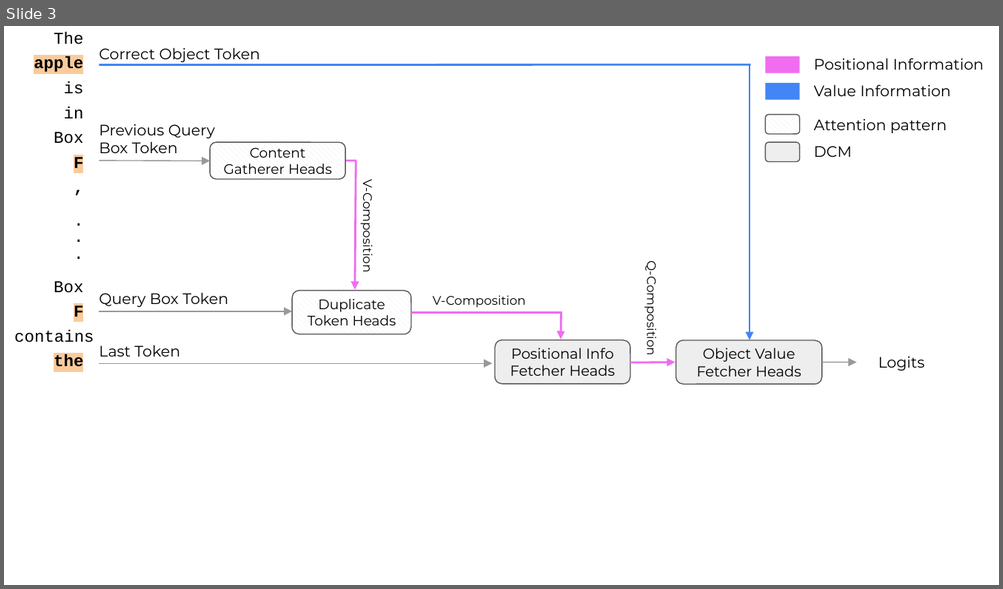
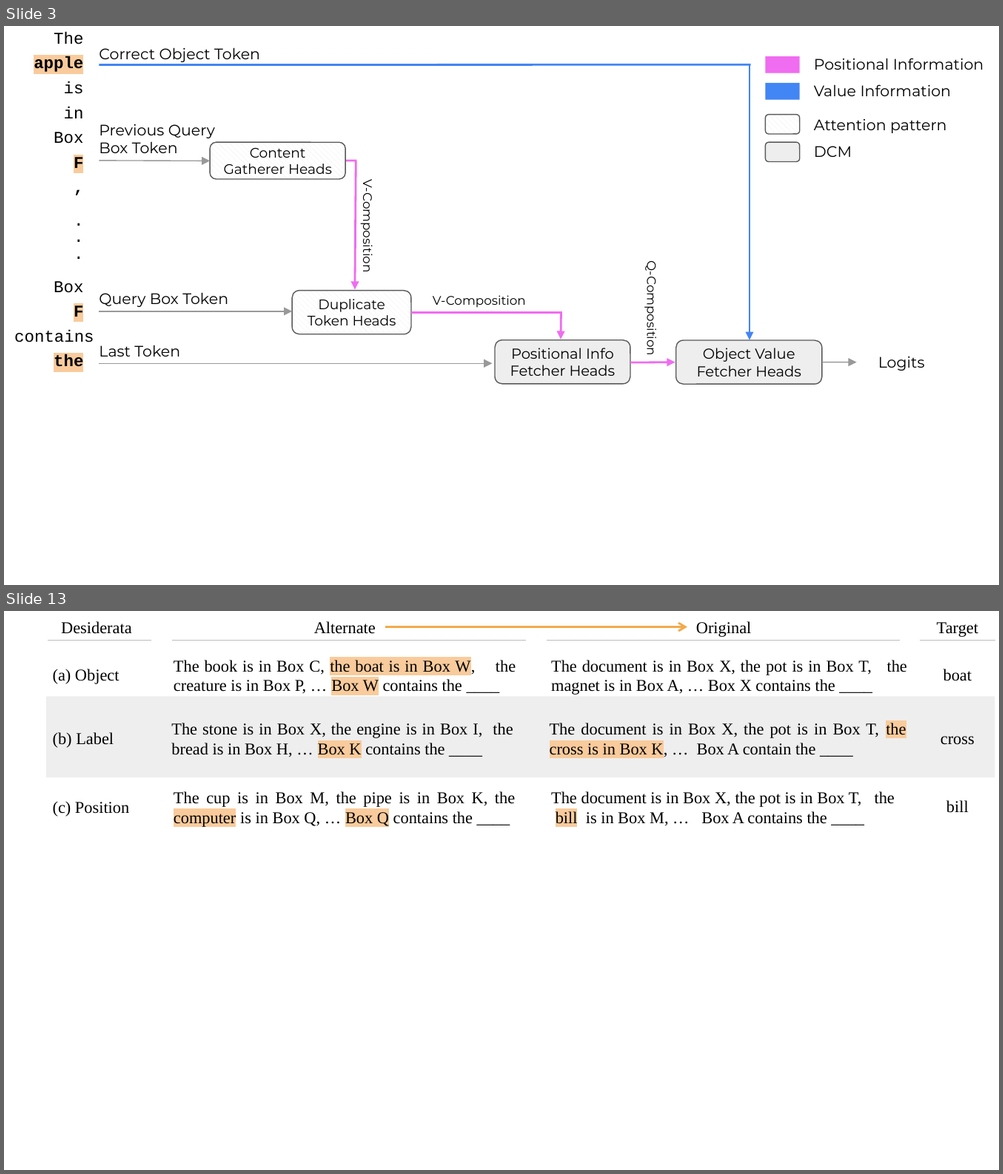
Before and after one commit to tamarott/finetuning_iclr24_figs, a slide deck: pptx_figs.pptx. Shown one above the other, each under a label of ours: slide 3 before the commit, slides 3 and 13 after it; the slides between them are not shown. The pictures are 1003x589 and 1003x1174 pixels, drawn with LibreOffice and Linux fonts; fonts in the diff are those of the drawing. Boxes give left, top, right and bottom in pixels: in the first picture for what was removed or moved away, otherwise in the second. Text is boxed around its words. In the diff, an @@ line names an element or a change of style, - is before the commit and + after.

```diff
--- a/pptx_figs.pptx
+++ b/pptx_figs.pptx
@@ slide 13 added at [4, 611, 999, 1170], background #FFFFFF @@
@@ text added at [61, 621, 132, 634], 12 pt, text #000000 @@
+Desiderata
@@ text added at [314, 621, 375, 634], 12 pt, text #000000 @@
+Alternate
@@ arrow added from (385, 627) to (687, 627), #EF8600 1.5 pt @@
@@ text added at [696, 621, 751, 637], 12 pt, text #000000 @@
+Original
@@ text added at [936, 622, 978, 637], 12 pt, text #000000 @@
+Target
@@ line added from (48, 640) to (151, 640), #BDBDBD 0.75 pt @@
@@ line added from (172, 640) to (525, 640), #BDBDBD 0.75 pt @@
@@ line added from (546, 640) to (899, 640), #BDBDBD 0.75 pt @@
@@ line added from (920, 640) to (995, 640), #BDBDBD 0.75 pt @@
@@ text added at [53, 669, 119, 684], 12 pt, text #000000 @@
+(a) Object
@@ text added at [173, 658, 515, 694], 12 pt, text #000000 @@
+The book is in Box C, the boat is in Box W, the creature is in Box P, … Box W contains the ____
@@ text added at [551, 660, 907, 695], 12 pt, text #000000 @@
+The document is in Box X, the pot is in Box T, the magnet is in Box A, … Box X contains the ____
@@ text added at [943, 669, 971, 681], 12 pt, text #000000 @@
+boat
@@ rectangle added at [45, 697, 995, 778], fill #DEDEDE at 50% opacity @@
@@ text added at [53, 732, 114, 748], 12 pt, text #000000 @@
+(b) Label
@@ text added at [171, 723, 512, 759], 12 pt, text #000000 @@
+The stone is in Box X, the engine is in Box I, the bread is in Box H, … Box K contains the ____
@@ text added at [549, 723, 905, 759], 12 pt, text #000000 @@
+The document is in Box X, the pot is in Box T, the cross is in Box K, … Box A contain the ____
@@ text added at [940, 736, 974, 745], 12 pt, text #000000 @@
+cross
@@ text added at [53, 801, 129, 817], 12 pt, text #000000 @@
+(c) Position
@@ text added at [173, 792, 515, 827], 12 pt, text #000000 @@
+The cup is in Box M, the pipe is in Box K, the computer is in Box Q, … Box Q contains the ____
@@ text added at [551, 792, 894, 827], 12 pt, text #000000 @@
+The document is in Box X, the pot is in Box T, the bill is in Box M, … Box A contains the ____
@@ text added at [946, 800, 968, 813], 12 pt, text #000000 @@
+bill
```
Also in this commit, not shown: 1 slide changed, 14 other slides added.
